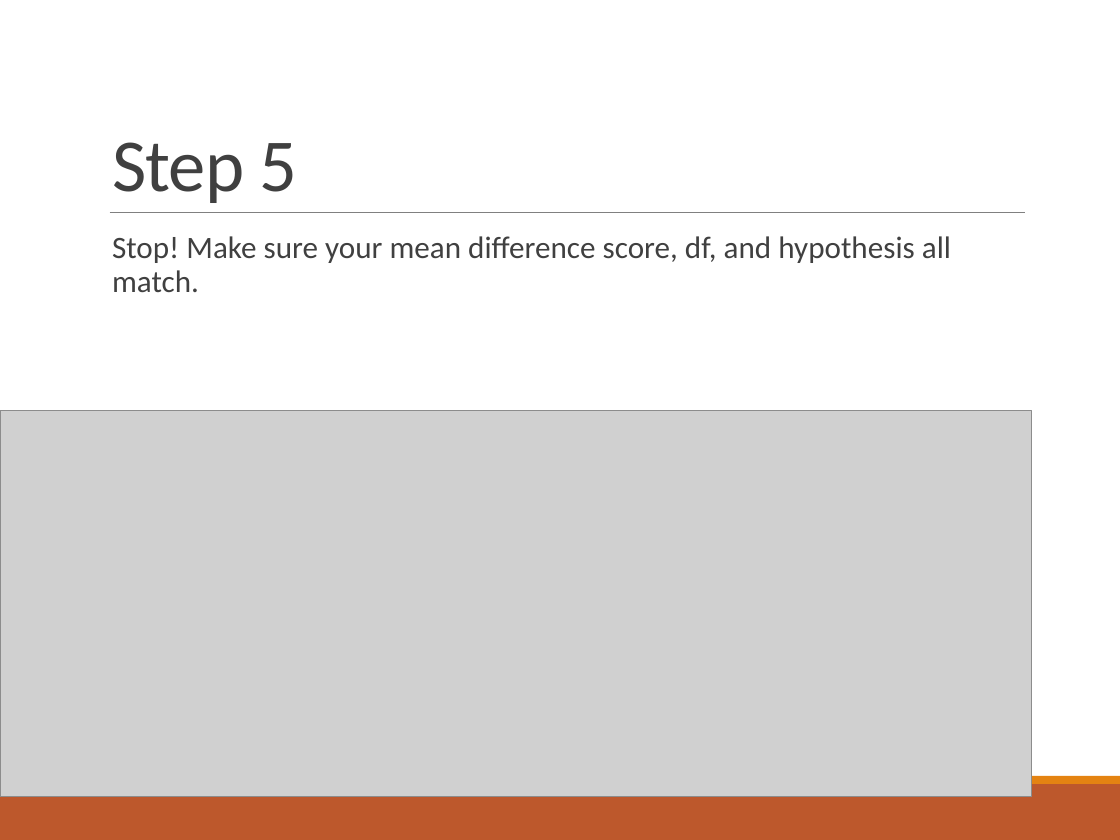
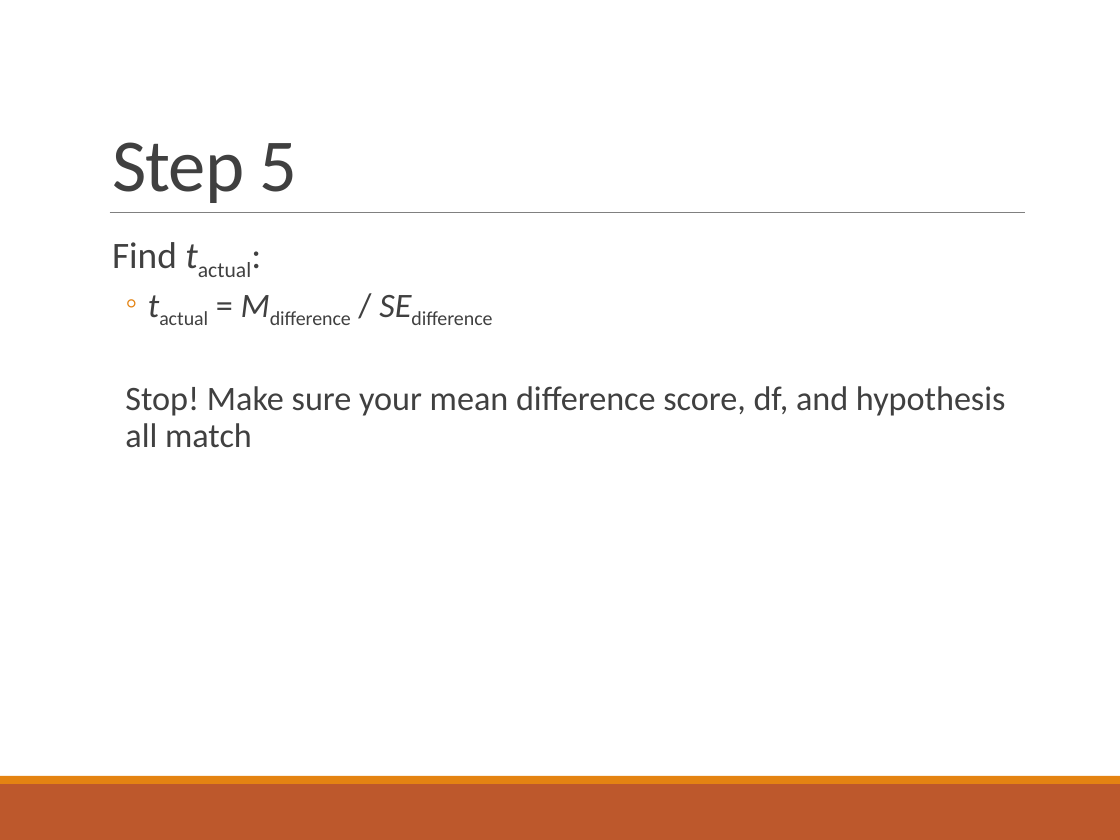
Before and after one commit to doomlab/PSY-200, a slide deck: slide 18 of Fall2018 Lecture Notes/Chapter 10 Lecture.pptx (slide 23 before the commit). Drawn at 1120x840 pixels with LibreOffice and Linux fonts; fonts in the diff are those of the drawing; grey boxes stand for pictures. Boxes give left, top, right and bottom in pixels: in the first picture for what was removed or moved away, otherwise in the second. Text is boxed around its words. In the diff, an @@ line names an element or a change of style, - is before the commit and + after.

```diff
--- a/Fall2018 Lecture Notes/Chapter 10 Lecture.pptx
+++ b/Fall2018 Lecture Notes/Chapter 10 Lecture.pptx
@@ text at (112,242,1006,448): text changed; size 20 to 22 pt @@
-  Stop! Make sure your mean difference score, df, and hypothesis all match.
+  Find tactual:
+  ◦ tactual = Mdifference / SEdifference
+  Stop! Make sure your mean difference score, df, and hypothesis all match
@@ picture removed at (0,411,1032,796) @@
```
Also in this commit, not shown: 20 other slides changed, 7 slides added, 4 slides removed, 4 other files.
